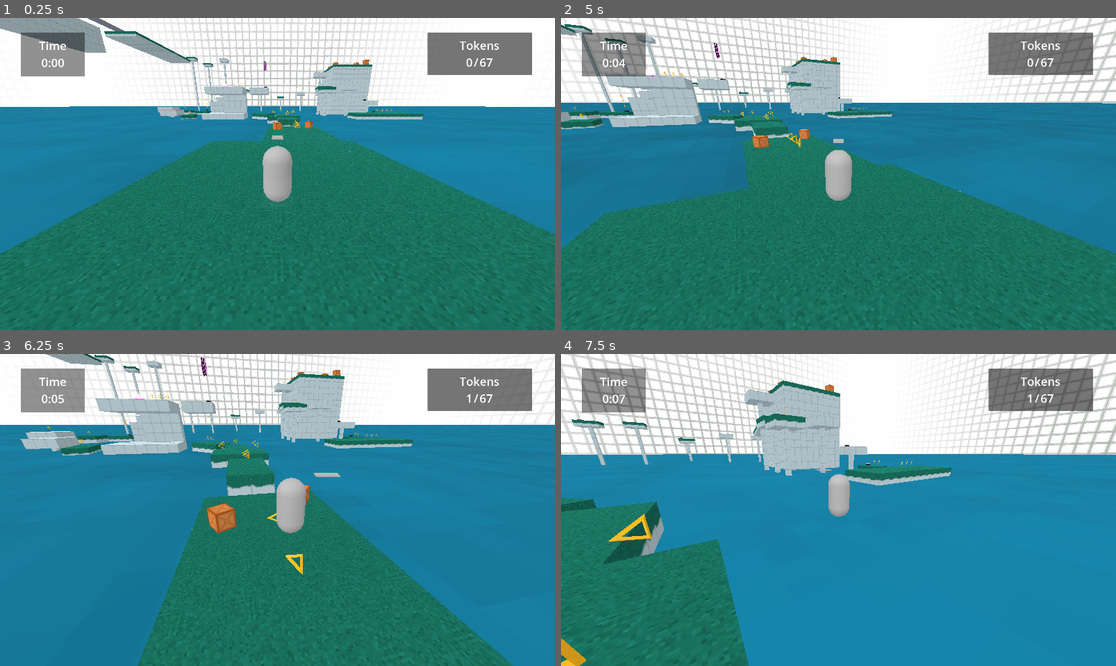
Above: before the commit, frames 1-4 (two rows, left to right).
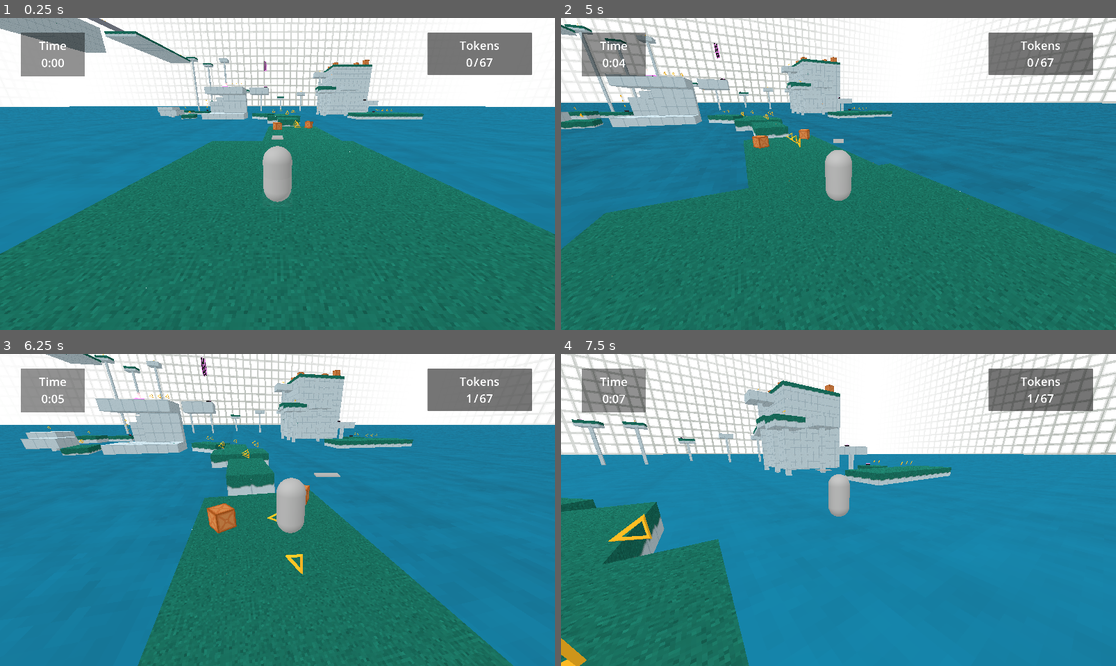
Above: after the commit, the same moments.

Repository: Nigel-Karunaratne/3DPlatformer_Godot4
Game: Godot game, scene res://level_scenes/monument1.tscn
The game is run twice, just before and just after one commit, with the same random seed, the same clock (stepped at 60 frames per second) and the same inputs. The project has no main scene, so this scene is started directly.
Inputs (mouse positions are in pixels of both pictures, inside the frame that each line leads up to):
- Up to frame 1 (0.25 s): no input
- Up to frame 2 (5 s): tap Enter at 0.5 s; move the mouse to (832, 180) at 0.52 s; hold W (move_forward) 0.53-2.78 s; tap R at 0.6, 2.85 s; tap Space (jump) at 0.77, 1.52, 3.02, 3.77, 4.52 s; move the mouse to (877, 177) at 1.27 s; tap T at 1.35, 3.6 s; move the mouse to (794, 170) at 2.02 s; hold F 2.03-2.78 s; move the mouse to (844, 174) at 2.77 s; hold A (move_left) 2.78-3.53 s; move the mouse to (816, 167) at 3.52 s; hold W (move_forward) from 3.53 s (still down); move the mouse to (866, 174) at 4.27 s; tap F at 4.35 s
- Up to frame 3 (6.25 s): move the mouse to (249, 510) at 5.02 s; tap R at 5.1 s; move the mouse to (288, 503) at 5.77 s; release W (move_forward) at 5.78 s; hold D (move_right) from 5.78 s (still down); tap T at 5.85 s; tap Space (jump) at 6.02 s
- Up to frame 4 (7.5 s): move the mouse to (832, 516) at 6.52 s; release D (move_right) at 6.53 s; hold F 6.53-7.28 s; hold W (move_forward) from 6.53 s (still down); tap Space (jump) at 6.77 s; move the mouse to (877, 513) at 7.27 s; tap R at 7.35 s

The runs differ from the first frame. In frame 2, less than 0.1% of the frame differs, in the area x 1-94%, y 27-56%; in frame 3, less than 0.1%; in frame 4, less than 0.1%.

Commit message:
Update scaling

Diff:
--- a/shaders/s_water.tres
+++ b/shaders/s_water.tres
@@ -43,8 +43,8 @@
 function = 0
 
 [sub_resource type="VisualShaderNodeFloatOp" id="VisualShaderNodeFloatOp_8yeku"]
-default_input_values = [0, 0.0, 1, 0.001]
-operator = 2
+default_input_values = [0, 0.0, 1, 4000.0]
+operator = 3
 
 [sub_resource type="VisualShaderNodeFloatFunc" id="VisualShaderNodeFloatFunc_fen13"]
 output_port_for_preview = 0
@@ -68,8 +68,13 @@
 function = 1
 
 [sub_resource type="VisualShaderNodeFloatOp" id="VisualShaderNodeFloatOp_hprri"]
-default_input_values = [0, 0.0, 1, 0.001]
-operator = 2
+default_input_values = [0, 0.0, 1, 4000.0]
+operator = 3
+
+[sub_resource type="VisualShaderNodeFloatParameter" id="VisualShaderNodeFloatParameter_ti7ip"]
+parameter_name = "TextureScale"
+default_value_enabled = true
+default_value = 500.0
 
 [sub_resource type="VisualShaderNodeInput" id="VisualShaderNodeInput_8b27h"]
 input_name = "time"
@@ -80,6 +85,7 @@
 
 uniform vec4 BaseAlbedo : source_color = vec4(0.000009, 0.462072, 0.603575, 1.000000);
 uniform float WaterSpeed : hint_range(0, 5) = 0.20000000298023;
+uniform float TextureScale = 500;
 uniform sampler2D WaterTexture : filter_nearest;
 
 
@@ -102,8 +108,8 @@
 
 
 // FloatOp:35
-	float n_in35p1 = 0.00100;
-	float n_out35p0 = n_out33p0 * n_in35p1;
+	float n_in35p1 = 4000.00000;
+	float n_out35p0 = n_out33p0 / n_in35p1;
 
 
 // FloatFunc:46
@@ -111,8 +117,8 @@
 
 
 // FloatOp:47
-	float n_in47p1 = 0.00100;
-	float n_out47p0 = n_out46p0 * n_in47p1;
+	float n_in47p1 = 4000.00000;
+	float n_out47p0 = n_out46p0 / n_in47p1;
 
 
 // VectorCompose:45
@@ -123,10 +129,13 @@
 	vec2 n_out26p0 = n_out45p0 * vec2(n_out10p0) + UV;
 
 
+// FloatParameter:48
+	float n_out48p0 = TextureScale;
+
+
 // UVFunc:30
-	vec2 n_in30p1 = vec2(100.00000, 100.00000);
 	vec2 n_in30p2 = vec2(0.00000, 0.00000);
-	vec2 n_out30p0 = (n_out26p0 - n_in30p2) * n_in30p1 + n_in30p2;
+	vec2 n_out30p0 = (n_out26p0 - n_in30p2) * vec2(n_out48p0) + n_in30p2;
 
 
 	vec4 n_out31p0;
@@ -177,7 +186,7 @@
 
 }
 "
-graph_offset = Vector2(-872.207, 263.614)
+graph_offset = Vector2(-1109.27, -142.69)
 nodes/fragment/0/position = Vector2(1000, 180)
 nodes/fragment/2/node = SubResource("VisualShaderNodeColorParameter_xdq38")
 nodes/fragment/2/position = Vector2(-320, -180)
@@ -215,4 +224,6 @@
 nodes/fragment/46/position = Vector2(-1480, 780)
 nodes/fragment/47/node = SubResource("VisualShaderNodeFloatOp_hprri")
 nodes/fragment/47/position = Vector2(-1280, 620)
-nodes/fragment/connections = PackedInt32Array(3, 0, 0, 3, 4, 0, 0, 4, 2, 0, 23, 0, 32, 0, 31, 2, 30, 0, 31, 0, 10, 0, 26, 1, 33, 0, 35, 0, 9, 0, 33, 0, 9, 0, 36, 0, 31, 0, 23, 1, 23, 0, 43, 0, 2, 0, 43, 1, 26, 0, 30, 0, 36, 0, 44, 0, 44, 0, 43, 2, 45, 0, 26, 2, 35, 0, 45, 0, 9, 0, 46, 0, 46, 0, 47, 0, 47, 0, 45, 1, 43, 0, 0, 0)
+nodes/fragment/48/node = SubResource("VisualShaderNodeFloatParameter_ti7ip")
+nodes/fragment/48/position = Vector2(-960, 680)
+nodes/fragment/connections = PackedInt32Array(3, 0, 0, 3, 4, 0, 0, 4, 2, 0, 23, 0, 32, 0, 31, 2, 30, 0, 31, 0, 10, 0, 26, 1, 33, 0, 35, 0, 9, 0, 33, 0, 9, 0, 36, 0, 31, 0, 23, 1, 23, 0, 43, 0, 2, 0, 43, 1, 26, 0, 30, 0, 36, 0, 44, 0, 44, 0, 43, 2, 45, 0, 26, 2, 35, 0, 45, 0, 9, 0, 46, 0, 46, 0, 47, 0, 47, 0, 45, 1, 43, 0, 0, 0, 48, 0, 30, 1)
Not shown: 1 places in shaders/s_water.tres that only renumber resources
